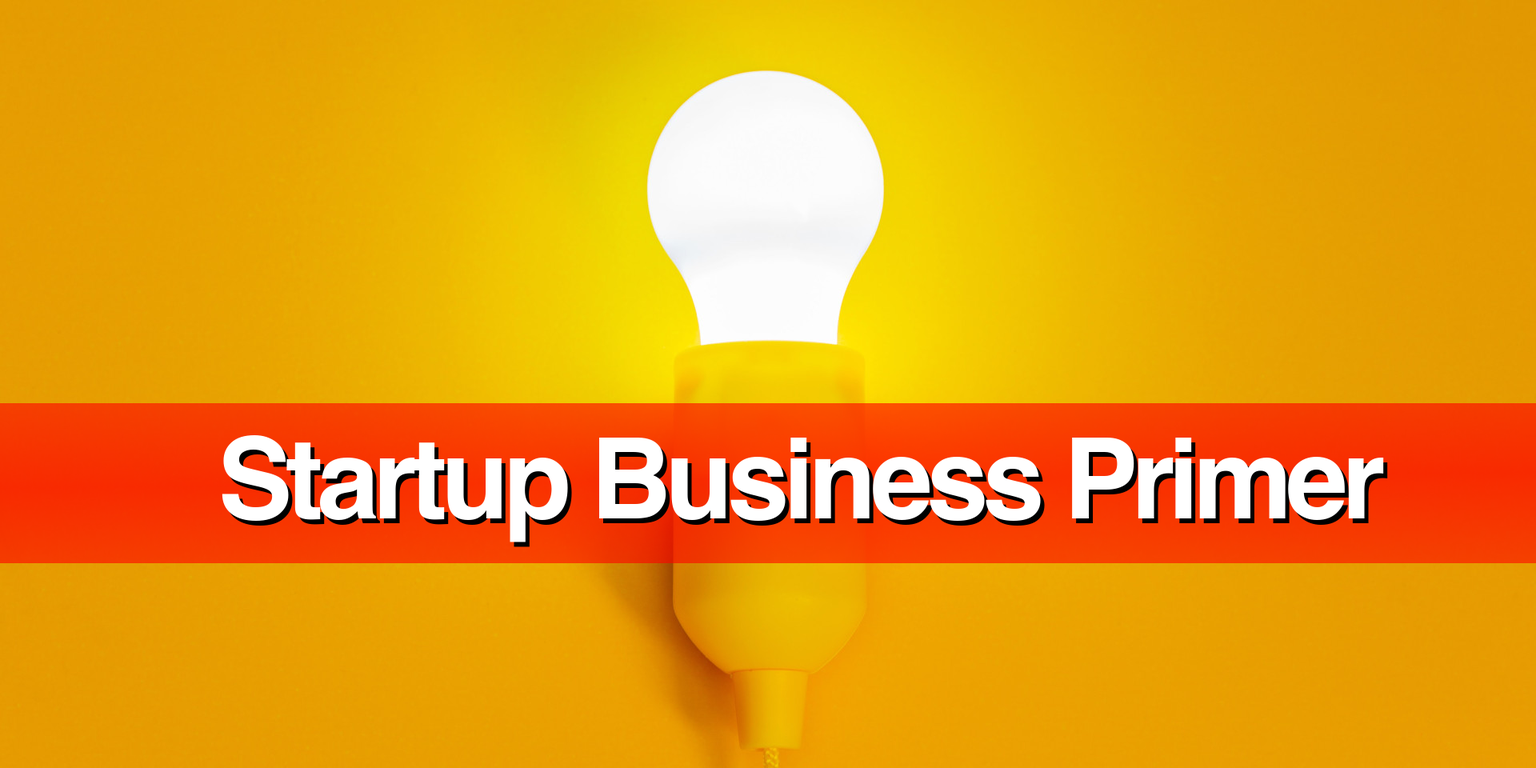
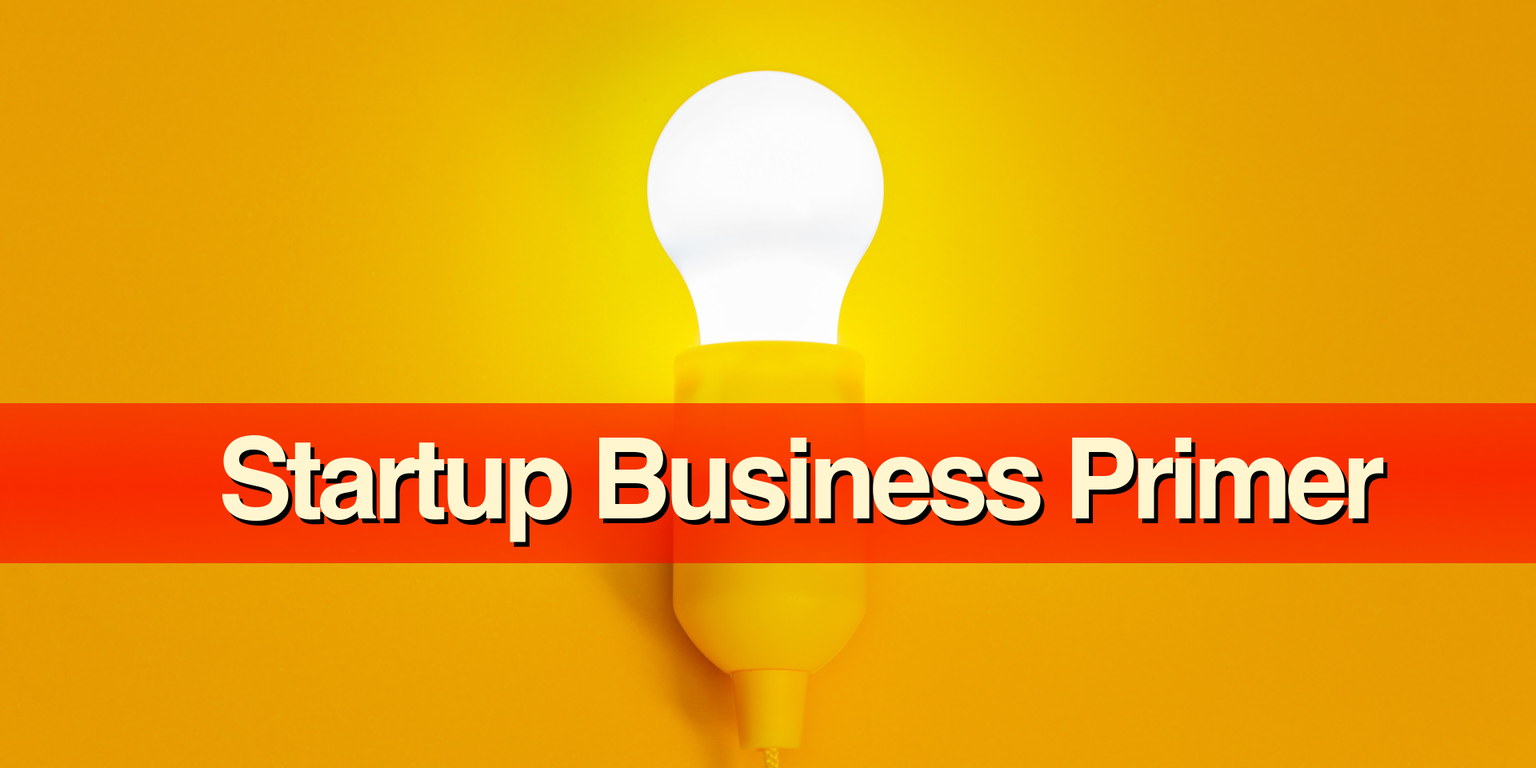
The second 1536px x 768px image is a revision of the first. Changes to its layers:
painted on "Startup Business Primer #1" over [221, 435, 1384, 543]
